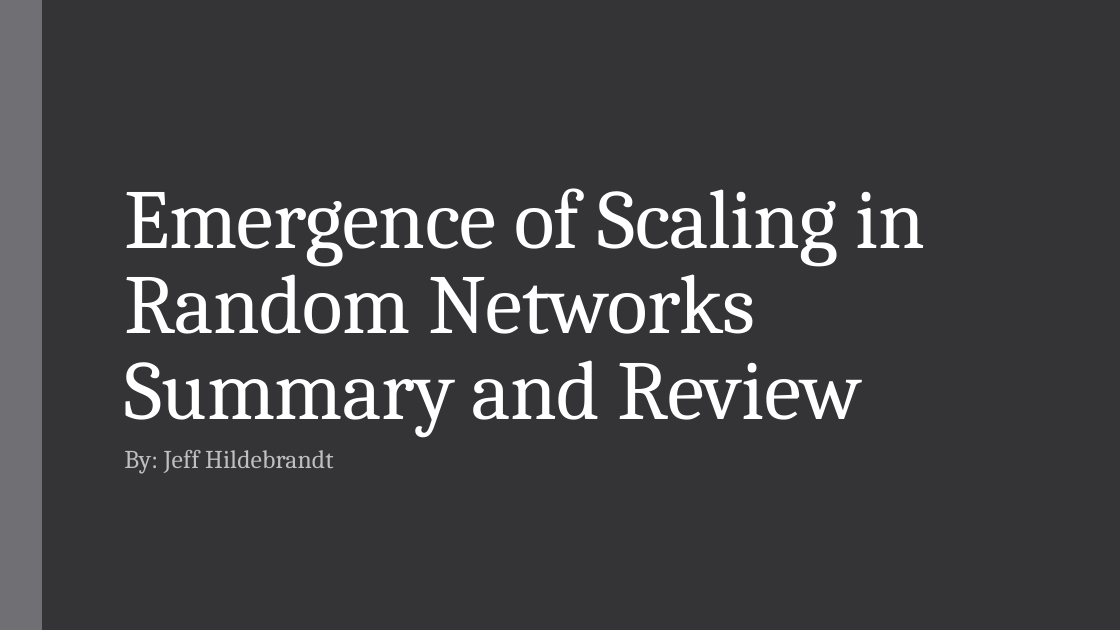
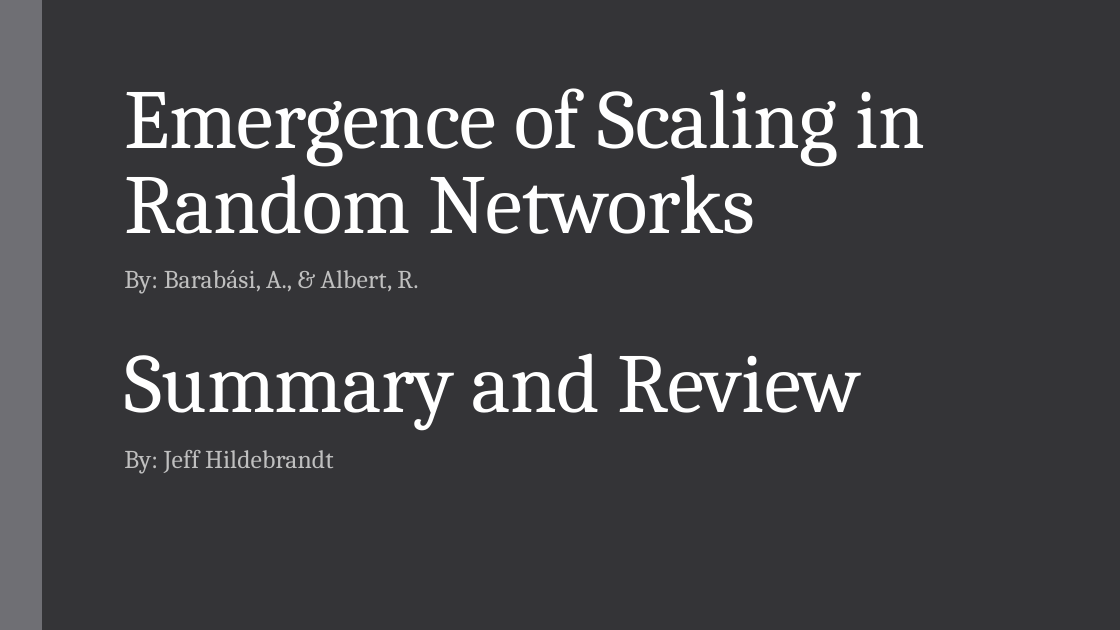
Before and after one commit to JefreyHildebrandt/UCF-Schoolwork, a slide deck: slide 1 of CAP6675 - Complex Adaptive Systems/EmergenceOfScalingPresentation/PresentationDraft2.pptx. Drawn at 1120x630 pixels with LibreOffice and Linux fonts; fonts in the diff are those of the drawing. Boxes give left, top, right and bottom in pixels: in the first picture for what was removed or moved away, otherwise in the second. Text is boxed around its words. In the diff, an @@ line names an element or a change of style, - is before the commit and + after.

Commit message:
4658

```diff
--- a/CAP6675 - Complex Adaptive Systems/EmergenceOfScalingPresentation/PresentationDraft2.pptx
+++ b/CAP6675 - Complex Adaptive Systems/EmergenceOfScalingPresentation/PresentationDraft2.pptx
@@ title at <box>124,88,926,234</box>: text changed @@
-Emergence of Scaling in Random Networks Summary and Review
+Emergence of Scaling in Random Networks
@@ text added at <box>124,270,418,293</box>, 22 pt, text #BFBFBF @@
+By: Barabási, A., & Albert, R.
@@ text added at <box>124,353,862,430</box>, 72 pt, text #FFFFFF @@
+Summary and Review
```
